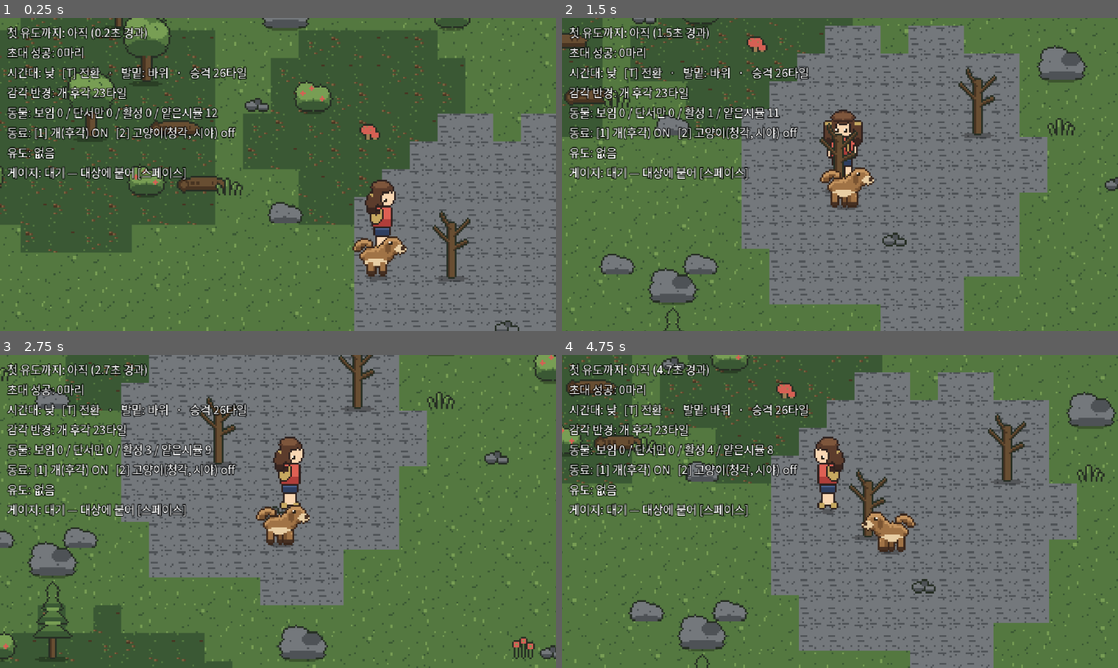
Above: before the commit, frames 1-4 (two rows, left to right).
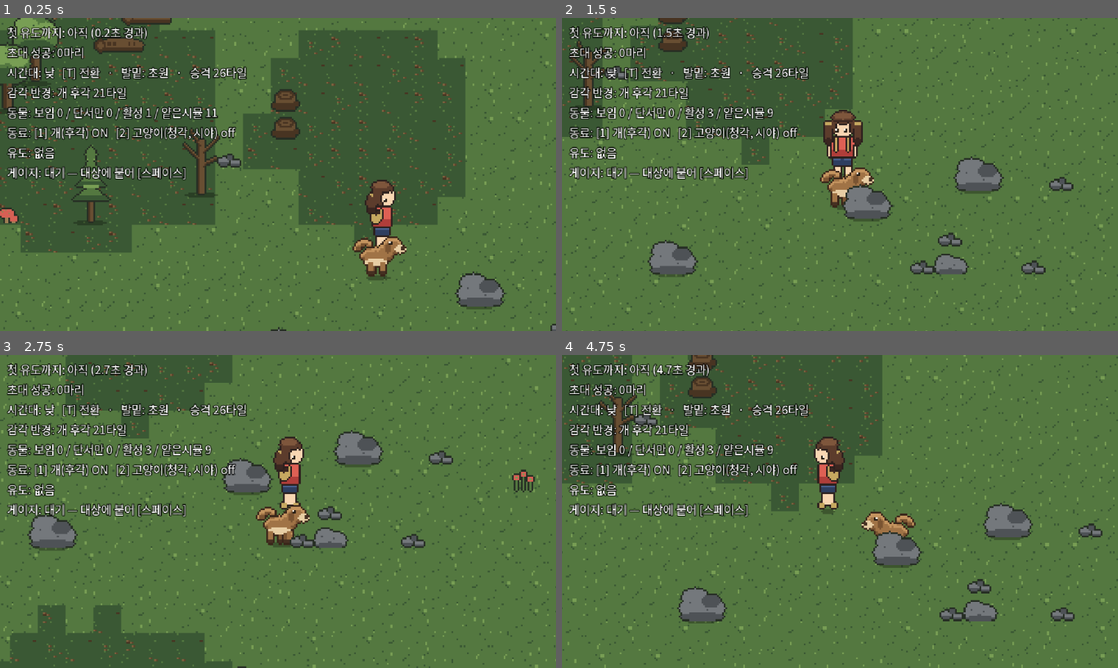
Above: after the commit, the same moments.

Repository: MarcLJLee/everden
Game: Godot game, scene res://scenes/field/Field.tscn
The game is run twice, just before and just after one commit, with the same random seed, the same clock (stepped at 60 frames per second) and the same inputs. This scene is started directly instead of the project's main scene.
Inputs (mouse positions are in pixels of both pictures, inside the frame that each line leads up to):
- Up to frame 1 (0.25 s): no input
- Up to frame 2 (1.5 s): tap Enter (ui_accept) at 0.5, 0.77 s; move the mouse to (962, 158) at 0.52 s; hold D (move_right) 0.53-1.28 s; tap Space (interact) at 0.6, 1.35 s; click (962, 158) at 0.67 s; move the mouse to (728, 190) at 1.27 s; hold S (move_down) from 1.28 s (still down)
- Up to frame 3 (2.75 s): tap Enter (ui_accept) at 1.52 s; move the mouse to (333, 442) at 2.02 s; release S (move_down) at 2.03 s; hold D (move_right) from 2.03 s (still down); tap Space (interact) at 2.1 s
- Up to frame 4 (4.75 s): move the mouse to (812, 574) at 2.77 s; release D (move_right) at 2.78 s; hold W (move_up) 2.78-3.53 s; tap Space (interact) at 2.85, 3.6, 4.35 s; click (812, 574) at 2.92 s; tap Enter (ui_accept) at 3.02, 3.77, 4.52 s; move the mouse to (1006, 558) at 3.52 s; hold A (move_left) from 3.53 s (still down); move the mouse to (673, 464) at 4.27 s

The runs differ from the first frame. In frame 1, 28% of the frame differs, in the area x 0-100%, y 0-100%; in frame 2, 43%; in frame 3, 36%; in frame 4, 44%.

Commit message:
갈 수 있는 지형 — habitat 이 정한다
물가·바위를 막되, 그 지형이 habitat 인 동물은 들어간다.
수영 안 하는 개가 호수를 가로지르지 않고, 수달은 자기 집인 물가에 산다.

- tags.json 에 terrain_walkable 을 뒀다. 기본 지형(초원·숲)은 habitat 과 무관하게
  누구나 지나간다 — habitat 은 사는 곳이지 갈 수 있는 곳의 전부가 아니다.
  청설모가 숲에만 갇히면 한 조각에서 못 나온다.
- Actor.confine 이 (from, to) 를 받는다. 막힌 곳에서 **미끄러지려면** 어디서 왔는지
  알아야 한다 — 그냥 되돌리면 비스듬히 붙었을 때 아예 안 움직인다.
- 야생동물은 FieldSim 이 직접 움직이므로 거기서도 같은 판정을 한다. 막히면 돌아선다.

★ 막고 나서 도달성을 쟀더니 문제가 드러났다.
두꺼운 덩어리에서는 **물가 타일의 60%, 최대 6타일**이 교감 반경 밖이었다 —
그 안에 선 동물은 초대가 아예 불가능하다. 막힌 지형을 얇게 찍도록 바꿔
최대 2타일로 줄였고, 3타일을 넘지 않는지 회귀로 본다.
물가는 물가(가장자리)이지 호수가 아니다.

무작위 지형에 기대던 미끄러짐 검사가 조용히 건너뛰어지고 있어서 판을 직접 깔도록 고쳤다.

회귀 102개 통과.

Co-Authored-By: Claude Opus 5 <noreply@anthropic.com>

Diff:
--- a/data/tags.json
+++ b/data/tags.json
@@ -201,6 +201,18 @@
       },
       "icon": "시야"
     }
+  },
+  "terrain_walkable": {
+    "$comment": [
+      "플레이어가 밟을 수 있는 지형인가. **동물에게는 걸리지 않는다** —",
+      "물가·바위는 서식지 태그라 막으면 수달이 자기 집에 못 산다.",
+      "교감은 근처에서 되므로(interact_radius) 못 밟아도 초대는 된다.",
+      "물가에 선 수달을 물가 밖에서 부르는 그림이 이 표에서 나온다."
+    ],
+    "초원": true,
+    "숲": true,
+    "물가": false,
+    "바위": false
   },
   "eyeshine": {
     "$comment": [
--- a/scripts/actor/Actor.gd
+++ b/scripts/actor/Actor.gd
@@ -21,7 +21,9 @@
 ## 필드 밖으로 나가지 않게 하는 경계 (픽셀)
 var bounds := Rect2()
 ## 경계가 사각형이 아닐 때 쓴다 — 울타리처럼 한 군데만 뚫려 있는 경우.
-## Vector2 를 받아 Vector2 를 돌려주면 된다. 비어 있으면 bounds 로 자른다.
+## `func(from: Vector2, to: Vector2) -> Vector2`. 비어 있으면 bounds 로 자른다.
+## 이전 위치를 같이 넘기는 것은 **막힌 곳에서 미끄러지게** 하기 위해서다 —
+## 그냥 되돌리면 벽에 비스듬히 붙었을 때 아예 안 움직인다.
 var confine := Callable()
 ## 특징 동작(개의 꼬리흔들기)을 재생할 것인가. 유도 중인 동료가 켠다 —
 ## "동료가 그 방향을 보고 킁킁댄다"가 장식이 아니라 기능이 되는 지점이다. (BRIEF §3.3)
@@ -35,6 +37,8 @@
 var diet := ""
 var activity := ""
 var senses: Array = []
+## 이 동물이 들어갈 수 있는 막힌 지형. 기본 지형은 habitat 과 무관하게 지나간다.
+var habitat: Array = []
 var traits: Array = []
 ## 개체값 — 능력치가 무언가를 결정해야 한다 (BRIEF §2.5)
 var sense_scale := 1.0
@@ -68,6 +72,7 @@
 	diet = String(config.get("diet", ""))
 	activity = String(config.get("activity", ""))
 	senses = config.get("senses", [])
+	habitat = config.get("habitat", [])
 	traits = config.get("traits", [])
 	canvas = SpriteLibrary.canvas_for(species_id,
 		schema.canvas_for(String(config.get("size_class", "중"))))
@@ -107,9 +112,10 @@
 	_moving = move_vector.length() > 0.05
 	if _moving:
 		var step := move_vector.normalized() * speed_tiles * _tuning.tile_size * delta
+		var came_from := position
 		position += step
 		if confine.is_valid():
-			position = confine.call(position)
+			position = confine.call(came_from, position)
 		elif bounds.size != Vector2.ZERO:
 			position = position.clamp(bounds.position, bounds.end)
 		_apply_facing(_facing_from(move_vector))
--- a/scripts/data/TagSchema.gd
+++ b/scripts/data/TagSchema.gd
@@ -9,7 +9,8 @@
 var optional_tags: Dictionary = {}      ## field -> Array[String]
 var trait_to_sense: Dictionary = {}     ## trait -> {sense, clue}
 var sense_profile: Dictionary = {}
-var eyeshine: Dictionary = {}           ## activity -> 눈이 빛나 보이는 시간대 목록      ## sense -> {reveals, range_scale, daypart_scale, terrain_scale}
+var eyeshine: Dictionary = {}
+var terrain_walkable: Dictionary = {}   ## 지형 -> 플레이어가 밟을 수 있는가           ## activity -> 눈이 빛나 보이는 시간대 목록      ## sense -> {reveals, range_scale, daypart_scale, terrain_scale}
 var emote_icons: Dictionary = {}
 var expression_set: Dictionary = {}
 var derivations: Dictionary = {}
@@ -24,6 +25,7 @@
 	s.trait_to_sense = _strip_comments(raw.get("trait_to_sense", {}))
 	s.sense_profile = _strip_comments(raw.get("sense_profile", {}))
 	s.eyeshine = _strip_comments(raw.get("eyeshine", {})).get("by_activity", {})
+	s.terrain_walkable = _strip_comments(raw.get("terrain_walkable", {}))
 	s.emote_icons = _strip_comments(raw.get("emote_icons", {}))
 	s.expression_set = _strip_comments(raw.get("expression_set", {}))
 	s.derivations = _strip_comments(raw.get("derivations", {}))
@@ -84,6 +86,11 @@
 func eyeshines_at(activity: String, daypart: String) -> bool:
 	return daypart in eyeshine.get(activity, [])
 
+## 플레이어가 밟을 수 있는 지형인가. 동물에게는 걸리지 않는다 —
+## 물가·바위는 서식지라 막으면 그 종이 자기 집에 못 산다.
+func walkable(terrain: String) -> bool:
+	return bool(terrain_walkable.get(terrain, true))
+
 func known_senses() -> Array:
 	return sense_profile.keys()
 
--- a/scripts/field/Field.gd
+++ b/scripts/field/Field.gd
@@ -63,6 +63,9 @@
 
 	var tile := tuning.tile_size
 	_bounds = Rect2(Vector2.ZERO, Vector2(tuning.map_size) * tile)
+	for name in schema.terrain_walkable:
+		if not schema.walkable(String(name)):
+			terrain.blocked_terrains.append(String(name))
 	terrain.generate(tuning.map_size, tile, {
 		"숲": tuning.forest_patches,
 		"물가": tuning.water_patches,
@@ -81,6 +84,8 @@
 
 	_spawn_player()
 	_spawn_companions(result.species)
+	for companion in companions:
+		companion.confine = _terrain_confine(companion)
 	_promotion_px = _promotion_radius_px()
 	sim.setup(_actors, actor_scene, schema, tuning, _rng, _bounds, terrain, _promotion_px)
 
@@ -137,6 +142,9 @@
 	player = _make_actor(config)
 	player.position = _bounds.size * 0.5
 	player.speed_tiles = tuning.move_speed
+	# 물가·바위는 못 밟는다. **동물에게는 걸리지 않는다** — 서식지이기 때문이다.
+	# 교감은 근처에서 되므로 물가에 선 수달을 물가 밖에서 부를 수 있다.
+	player.confine = _terrain_confine(player)
 
 
 func _spawn_companions(species_by_id: Dictionary) -> void:
@@ -162,6 +170,12 @@
 			continue
 		targets.append(species_by_id[id])
 	return targets
+
+
+## 막힌 지형을 그 액터의 habitat 으로 판정한다. 개는 물을 못 건너고 수달은 건넌다.
+func _terrain_confine(actor: Actor) -> Callable:
+	return func(from: Vector2, at: Vector2) -> Vector2:
+		return terrain.slide(from, at.clamp(_bounds.position, _bounds.end), schema, actor.habitat)
 
 
 func _make_actor(config: Dictionary) -> Actor:
--- a/scripts/field/FieldSim.gd
+++ b/scripts/field/FieldSim.gd
@@ -95,7 +95,13 @@
 	if animal.turn_timer <= 0.0:
 		animal.velocity = _random_velocity()
 		animal.turn_timer = _rng.randf_range(1.5, 4.5)
-	animal.position += animal.velocity * delta
+	var stepped := animal.position + animal.velocity * delta
+	# 수영 안 하는 동물이 호수를 가로지르지 않는다. 갈 수 있는 곳은 habitat 이 정한다.
+	var settled := _terrain.slide(animal.position, stepped, _schema,
+		animal.species.get("habitat", [])) if _terrain != null else stepped
+	if settled != stepped:
+		animal.velocity = -animal.velocity   # 막히면 돌아선다. 벽에 붙어 떠는 것보다 낫다
+	animal.position = settled
 	# 경계에서 튕긴다
 	if animal.position.x < _bounds.position.x or animal.position.x > _bounds.end.x:
 		animal.velocity.x *= -1.0
--- a/scripts/field/TerrainMap.gd
+++ b/scripts/field/TerrainMap.gd
@@ -14,6 +14,8 @@
 var tile_size := 16
 
 var _tiles := PackedStringArray()
+## 못 밟는 지형 이름들. 이것들은 얇게 찍는다 — 두꺼우면 안에 선 동물을 부를 수 없다.
+var blocked_terrains: Array = []
 
 func generate(map_size: Vector2i, tile_px: int, patches: Dictionary, rng: RandomNumberGenerator) -> void:
 	size = map_size
@@ -21,14 +23,22 @@
 	_tiles.resize(size.x * size.y)
 	_tiles.fill(BASE)
 	for terrain in patches:
+		# 못 밟는 지형은 얇게. 통행 규칙은 tags.json 이 갖고 있지만
+		# 여기서는 이름만으로 판단하지 않도록 호출자가 넘긴 목록을 쓴다.
+		var thin: bool = String(terrain) in blocked_terrains
 		for i in int(patches[terrain]):
-			_blob(String(terrain), rng)
+			_blob(String(terrain), rng, thin)
 
 
 ## 원 하나를 찍는다. 가장자리를 조금 흐트러뜨려 네모로 안 보이게만 한다.
-func _blob(terrain: String, rng: RandomNumberGenerator) -> void:
+##
+## ★ 막힌 지형(물가·바위)은 **얇게** 찍는다. 두껍게 찍으면 한가운데 선 동물이
+##   교감 반경(1.5타일) 안으로 다가갈 수 없어 초대가 아예 불가능해진다 —
+##   측정해보니 두꺼운 덩어리에서는 물가 타일의 60%가 그랬다.
+##   `물가` 는 물가(가장자리)이지 호수가 아니다.
+func _blob(terrain: String, rng: RandomNumberGenerator, thin := false) -> void:
 	var center := Vector2i(rng.randi_range(0, size.x - 1), rng.randi_range(0, size.y - 1))
-	var radius := rng.randf_range(3.0, 7.0)
+	var radius := rng.randf_range(1.6, 2.6) if thin else rng.randf_range(3.0, 7.0)
 	var span := int(ceil(radius)) + 1
 	for dy in range(-span, span + 1):
 		for dx in range(-span, span + 1):
@@ -45,10 +55,44 @@
 	_tiles.fill(terrain)
 
 
+## 타일 하나를 바꾼다. 테스트가 판을 깔 때 쓴다.
+func set_tile(tile: Vector2i, terrain: String) -> void:
+	if _inside(tile):
+		_tiles[tile.y * size.x + tile.x] = terrain
+
+
 func at_tile(tile: Vector2i) -> String:
 	if not _inside(tile):
 		return BASE
 	return _tiles[tile.y * size.x + tile.x]
+
+
+## 이 자리에 설 수 있는가.
+##
+## 기본 지형(terrain_walkable=true)은 **누구나** 지나간다 — 청설모가 숲에만 갇히면
+## 마당만 한 조각에서 못 나온다. habitat 은 사는 곳이지 갈 수 있는 곳의 전부가 아니다.
+## 막힌 지형(물가·바위)은 **그 지형이 habitat 인 동물만** 들어간다 —
+## 수영 안 하는 개가 호수를 가로지르면 안 되고, 수달은 물가에 살아야 한다.
+## 플레이어는 habitat 이 없으므로 막힌 지형에 못 들어간다.
+func can_stand(position: Vector2, schema: TagSchema, habitat: Array) -> bool:
+	var name := at_world(position)
+	if schema == null or schema.walkable(name):
+		return true
+	return name in habitat
+
+
+## 막힌 데로 들어가면 **미끄러진다.** 그냥 되돌리면 물가에 비스듬히 붙었을 때
+## 아예 안 움직여서 갇힌 것처럼 느껴진다.
+func slide(from: Vector2, to: Vector2, schema: TagSchema, habitat: Array = []) -> Vector2:
+	if can_stand(to, schema, habitat):
+		return to
+	var along_x := Vector2(to.x, from.y)
+	if can_stand(along_x, schema, habitat):
+		return along_x
+	var along_y := Vector2(from.x, to.y)
+	if can_stand(along_y, schema, habitat):
+		return along_y
+	return from
 
 
 func at_world(position: Vector2) -> String:
--- a/scripts/home/Home.gd
+++ b/scripts/home/Home.gd
@@ -142,8 +142,8 @@
 	player.setup(config, schema, view, _rng)
 	player.speed_tiles = view.move_speed
 	# 울타리를 못 지나간다. 대문 구간에서만 아래로 나갈 수 있다.
-	player.confine = func(at: Vector2) -> Vector2:
-		return yard.confine_walker(at, yard.gate.y + 12.0)
+	player.confine = func(from: Vector2, at: Vector2) -> Vector2:
+		return yard.confine_walker(from, at, yard.gate.y + 12.0)
 	player.position = yard.door + Vector2(0, 12)
 
 
--- a/scripts/home/HomeYard.gd
+++ b/scripts/home/HomeYard.gd
@@ -122,7 +122,7 @@
 
 ## 울타리는 막는다. 대문 구간에서만 아래로 나갈 수 있다 —
 ## 사각형으로 자르면 아래쪽 울타리를 아무 데서나 통과한다.
-func confine_walker(at: Vector2, exit_y: float) -> Vector2:
+func confine_walker(_from: Vector2, at: Vector2, exit_y: float) -> Vector2:
 	var inside := at.clamp(yard.position, yard.end)
 	if absf(at.x - gate.x) <= gate_width * 0.5 - 4.0:
 		# 대문 앞이면 아래로 더 갈 수 있다. 좌우는 대문 폭 안으로 모은다.
@@ -132,5 +132,5 @@
 
 
 ## 동물은 마당을 못 나간다. 대문은 플레이어만 쓴다.
-func confine_resident(at: Vector2) -> Vector2:
+func confine_resident(_from: Vector2, at: Vector2) -> Vector2:
 	return at.clamp(yard.position, yard.end)
--- a/tools/smoke_test.gd
+++ b/tools/smoke_test.gd
@@ -41,6 +41,7 @@
 	await _test_home()
 	await _test_boot()
 	await _test_sense_reach(field)
+	await _test_terrain_walk(field)
 	await _test_eyeshine(field)
 	await _test_puff(field)
 	await _test_invite(field)
@@ -341,13 +342,13 @@
 
 	# ★ 울타리는 막는다. 사각형으로 자르면 아래쪽 울타리를 아무 데서나 통과한다.
 	var below := Vector2(home.yard.yard.position.x + 40, home.yard.gate.y + 8)
-	var pushed: Vector2 = home.yard.confine_walker(below, home.yard.gate.y + 12.0)
+	var pushed: Vector2 = home.yard.confine_walker(below, below, home.yard.gate.y + 12.0)
 	_check("대문이 아닌 곳에서는 울타리를 못 지나간다",
 		pushed.y <= home.yard.yard.end.y + 0.01, "%s → %s" % [below, pushed])
 	var at_gate := Vector2(home.yard.gate.x, home.yard.gate.y + 8)
-	var through: Vector2 = home.yard.confine_walker(at_gate, home.yard.gate.y + 12.0)
+	var through: Vector2 = home.yard.confine_walker(at_gate, at_gate, home.yard.gate.y + 12.0)
 	_check("대문 앞에서는 나갈 수 있다", through.y > home.yard.yard.end.y, str(through))
-	var wanderer: Vector2 = home.yard.confine_resident(below)
+	var wanderer: Vector2 = home.yard.confine_resident(below, below)
 	_check("동물은 대문으로도 못 나간다", wanderer.y <= home.yard.yard.end.y + 0.01, str(wanderer))
 
 	_check("대문이 마당 아래 한가운데에 있다",
@@ -552,6 +553,67 @@
 	await process_frame
 
 
+## ★ 갈 수 있는 지형 — 물가·바위는 그 지형이 habitat 인 동물만 (사용자 판단)
+func _test_terrain_walk(field) -> void:
+	var schema: TagSchema = field.schema
+	var map: TerrainMap = field.terrain
+	_check("초원·숲은 누구나 지나간다", schema.walkable("초원") and schema.walkable("숲"))
+	_check("물가·바위는 기본으로 막힌다", not schema.walkable("물가") and not schema.walkable("바위"))
+
+	var water := _find_terrain_point(field, "물가")
+	var meadow := _find_terrain_point(field, "초원")
+	if water == Vector2.INF or meadow == Vector2.INF:
+		_check("지형 통행 테스트 준비 — 물가와 초원이 있다", false)
+		return
+
+	_check("수달은 물가에 들어간다", map.can_stand(water, schema, ["물가"]))
+	_check("개는 물가에 못 들어간다", not map.can_stand(water, schema, ["초원", "숲"]))
+	_check("고양이는 바위에 들어간다",
+		map.can_stand(_find_terrain_point(field, "바위"), schema, ["초원", "숲", "바위"])
+		or _find_terrain_point(field, "바위") == Vector2.INF)
+	_check("청설모(숲)도 초원은 지나간다", map.can_stand(meadow, schema, ["숲"]))
+	_check("플레이어는 habitat 이 없어 물가에 못 들어간다",
+		not map.can_stand(water, schema, []))
+
+	# 막히면 미끄러진다 — 그냥 되돌리면 비스듬히 붙었을 때 갇힌 것처럼 느껴진다.
+	# 무작위 지형에 기대면 검사가 조용히 건너뛰어진다. 판을 직접 깔고 잰다.
+	var bench := TerrainMap.new()
+	bench.generate(Vector2i(8, 8), 16, {}, RandomNumberGenerator.new())
+	bench.fill("초원")
+	for y in 8:
+		bench.set_tile(Vector2i(4, y), "물가")
+	var from_left := Vector2(3.5 * 16, 3.5 * 16)
+	var into_water := Vector2(4.5 * 16, 4.5 * 16)     # 오른쪽 아래로 비스듬히
+	var slid: Vector2 = bench.slide(from_left, into_water, schema, [])
+	_check("막힌 지형에 비스듬히 닿으면 미끄러진다",
+		slid != from_left and slid != into_water, "%s → %s" % [from_left, slid])
+	_check("미끄러져도 막힌 지형에는 안 들어간다", bench.can_stand(slid, schema, []))
+	_check("물가가 habitat 이면 그대로 들어간다",
+		bench.slide(from_left, into_water, schema, ["물가"]) == into_water)
+
+	# ★ 막힌 지형은 얇아야 한다. 두꺼우면 한가운데 선 동물에게 교감 반경 안으로
+	#   다가갈 수 없어 초대가 아예 불가능해진다 (두껍게 찍었을 때 물가의 60%가 그랬다).
+	var tile: int = field.tuning.tile_size
+	var deepest := 0.0
+	for y in map.size.y:
+		for x in map.size.x:
+			if schema.walkable(map.at_tile(Vector2i(x, y))):
+				continue
+			var here := (Vector2(x, y) + Vector2(0.5, 0.9)) * tile
+			var nearest := INF
+			for radius in range(1, 8):
+				for step in 12:
+					var probe := here + Vector2.RIGHT.rotated(TAU * step / 12.0) * radius * tile
+					if map.can_stand(probe, schema, []):
+						nearest = minf(nearest, here.distance_to(probe))
+				if nearest < INF:
+					break
+			deepest = maxf(deepest, nearest)
+	_check("막힌 지형 한가운데도 설 수 있는 자리에서 3타일 안이다",
+		deepest <= 3.0 * tile, "%.1f타일" % (deepest / tile))
+	await process_frame
+
+
 ## ★ 어두울 때 눈이 되비춘다 — 종이 아니라 activity 로 (사용자 요청)
 func _test_eyeshine(field) -> void:
 	var schema: TagSchema = field.schema
Not shown, changed: RUN.md
